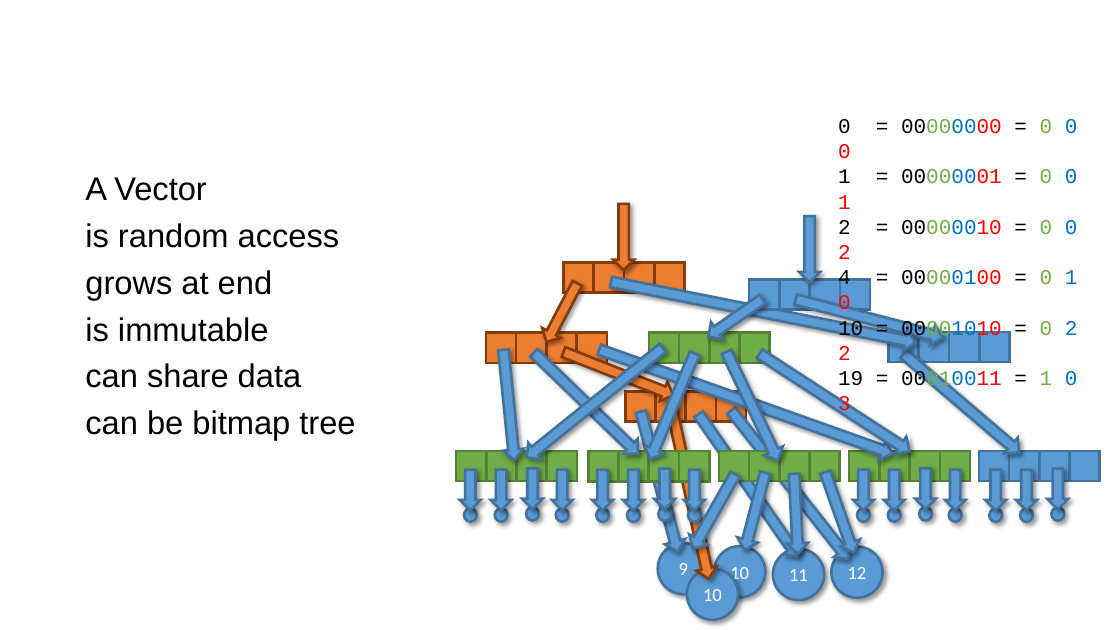
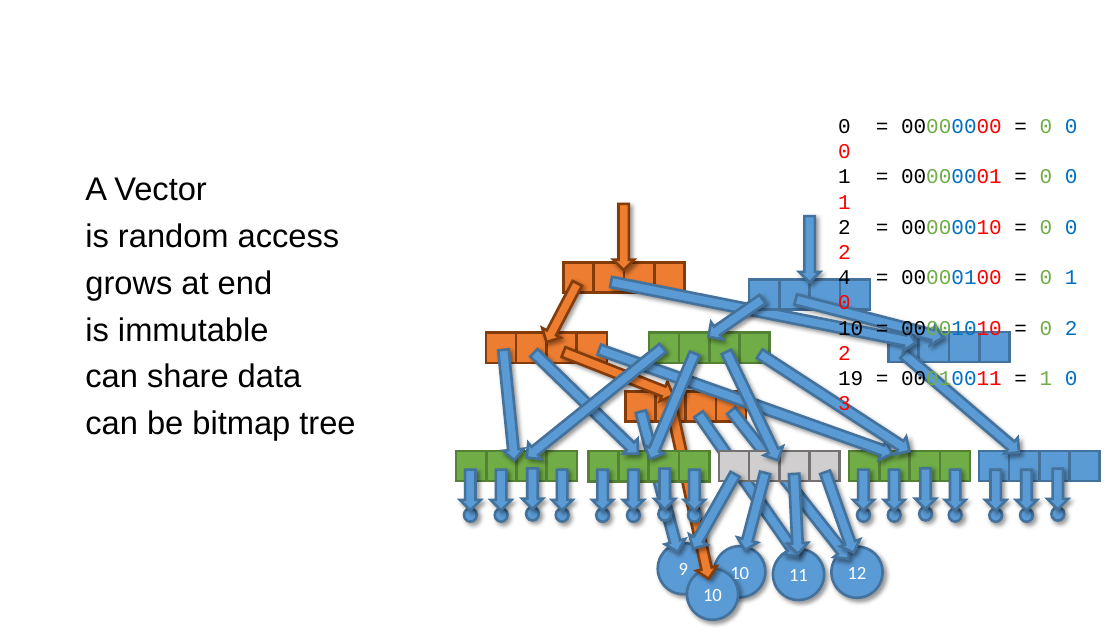
Before and after one commit to stefanvstein/fsgrit, a slide deck: slide 21 of vector.pptx (slide 22 before the commit). Drawn at 1120x630 pixels with LibreOffice and Linux fonts; fonts in the diff are those of the drawing. Boxes give left, top, right and bottom in pixels: in the first picture for what was removed or moved away, otherwise in the second. Text is boxed around its words. In the diff, an @@ line names an element or a change of style, - is before the commit and + after.

```diff
--- a/vector.pptx
+++ b/vector.pptx
@@ fill #70AD47 to #D0CECE; outline #548235 2.25 pt to #767171 2.25 pt in 4 elements at bbox=[810, 451, 840, 481], bbox=[719, 451, 749, 481], bbox=[780, 451, 810, 481], bbox=[749, 451, 780, 481] @@
```
Also in this commit, not shown: 4 other slides changed, 1 slide removed.
